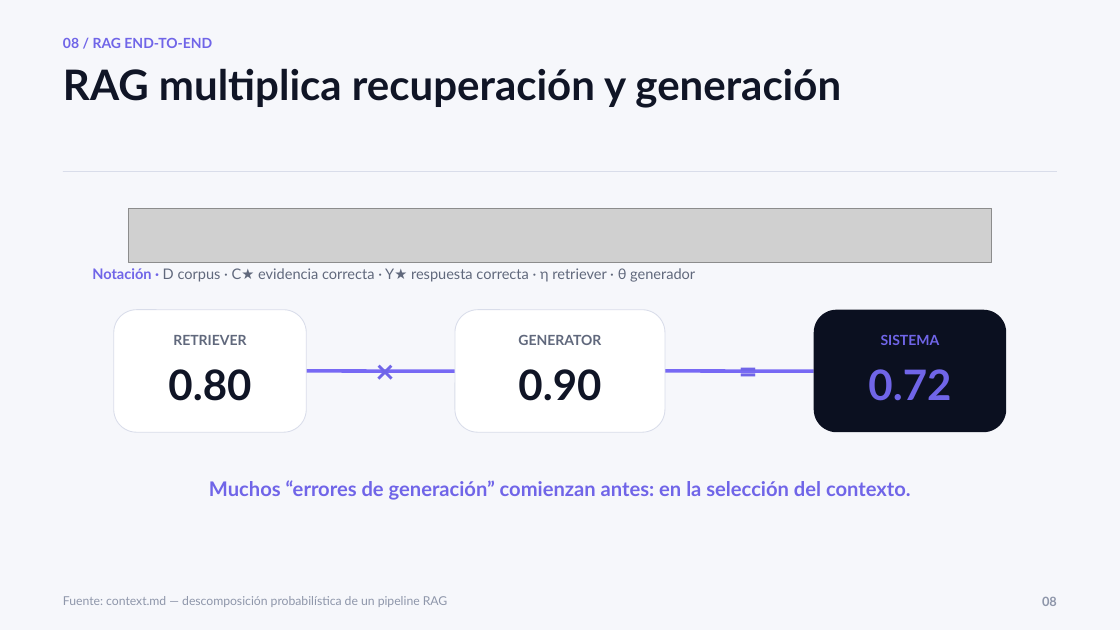
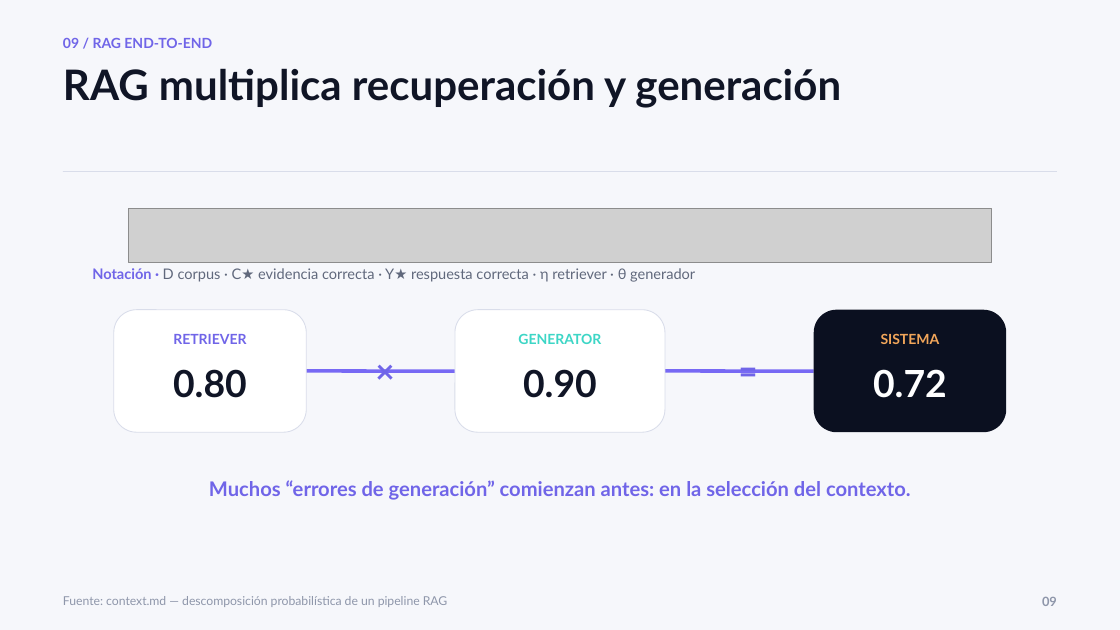
Before and after one commit to kevingomezbcp/Context-engineering, a slide deck: slide 9 of presentation/Context_Engineering_y_Ambiguedad_final_matematica.pptx (slide 8 before the commit). Drawn at 1120x630 pixels with LibreOffice and Linux fonts; fonts in the diff are those of the drawing; grey boxes stand for pictures. Boxes give left, top, right and bottom in pixels: in the first picture for what was removed or moved away, otherwise in the second. Text is boxed around its words. In the diff, an @@ line names an element or a change of style, - is before the commit and + after.

```diff
--- a/presentation/Context_Engineering_y_Ambiguedad_final_matematica.pptx
+++ b/presentation/Context_Engineering_y_Ambiguedad_final_matematica.pptx
@@ text at bbox=[63, 38, 212, 48]: text changed @@
-08 / RAG END-TO-END
+09 / RAG END-TO-END
@@ text "RETRIEVER" at bbox=[173, 334, 246, 344]: text colour #60687C to #7065E8; vertical alignment middle to top @@
@@ text "GENERATOR" at bbox=[518, 334, 601, 344]: text colour #60687C to #3DD6C6; vertical alignment middle to top @@
@@ text "SISTEMA" at bbox=[881, 333, 940, 344]: text colour #7065E8 to #F2A65A; vertical alignment middle to top @@
@@ text "0.80" at bbox=[173, 369, 247, 398]: size 36 to 32 pt; vertical alignment middle to top @@
@@ text "0.90" at bbox=[523, 369, 597, 398]: size 36 to 32 pt; vertical alignment middle to top @@
@@ text "0.72" at bbox=[873, 369, 947, 398]: size 36 to 32 pt, text colour #7065E8 to #FFFFFF; vertical alignment middle to top @@
@@ text at bbox=[1042, 597, 1057, 606]: text changed @@
-08
+09
```
Also in this commit, not shown: 19 other slides changed, 2 slides added, 14 other files.
